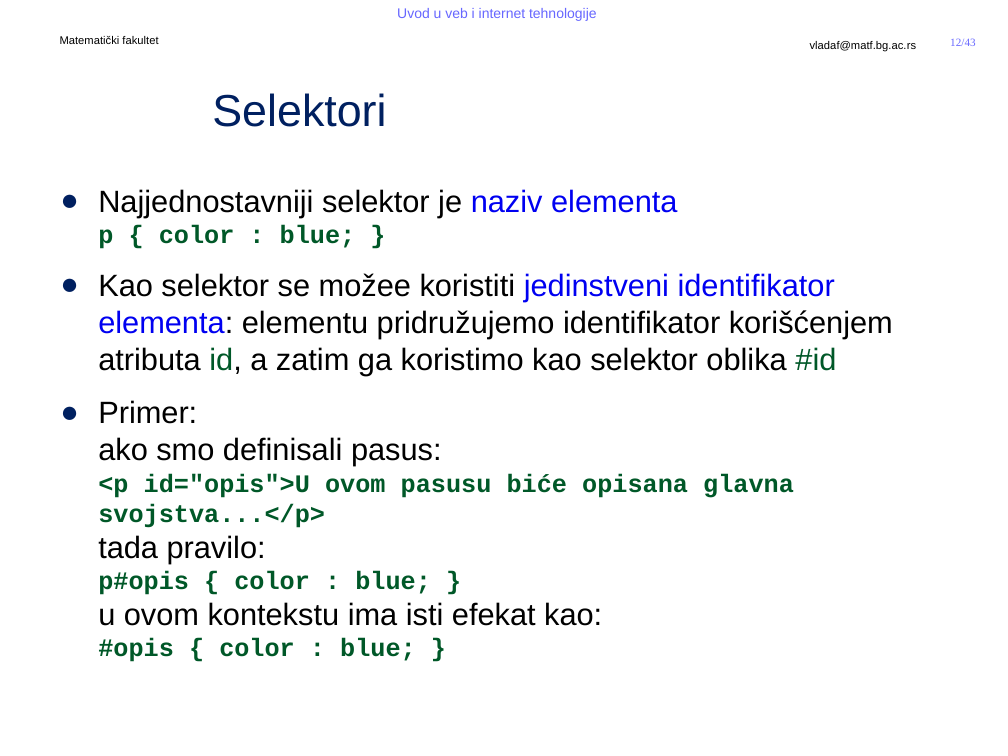
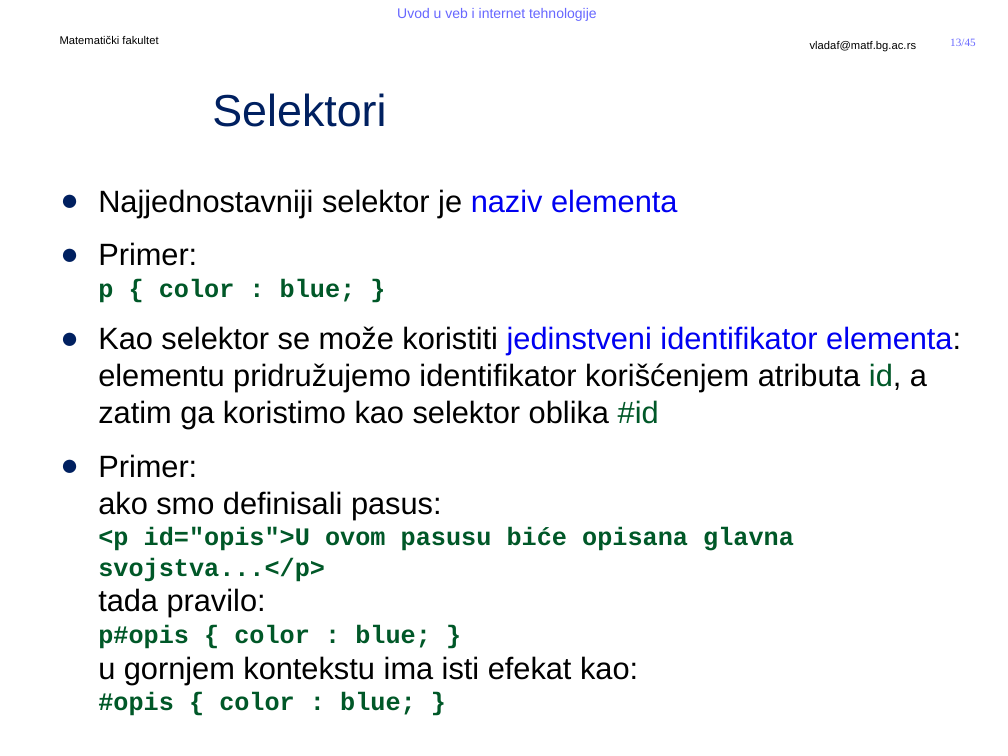
Before and after one commit to MatfUVIT/info, a slide deck: slide 13 of predavanja/prezentacije/UVIT04-01-Stilovi-CSS.pptx (slide 12 before the commit). Drawn at 1008x756 pixels with LibreOffice and Linux fonts; fonts in the diff are those of the drawing; background and template pictures are left out. Boxes give left, top, right and bottom in pixels: in the first picture for what was removed or moved away, otherwise in the second. Text is boxed around its words. In the diff, an @@ line names an element or a change of style, - is before the commit and + after.

```diff
--- a/predavanja/prezentacije/UVIT04-01-Stilovi-CSS.pptx
+++ b/predavanja/prezentacije/UVIT04-01-Stilovi-CSS.pptx
@@ page number at [950,38,976,46]: text changed @@
-12/43
+13/45
@@ text at [98,189,961,716]: text changed @@
-● Najjednostavniji selektor je naziv elementa
-  p { color : blue; }
-● Kao selektor se možee koristiti jedinstveni identifikator elementa: elementu pridružujemo identifikator korišćenjem atributa id, a zatim ga koristimo kao selektor oblika #id
-● Primer:
-  ako smo definisali pasus:
-  <p id="opis">U ovom pasusu biće opisana glavna svojstva...</p>
-  tada pravilo:
-  p#opis { color : blue; }
-  u ovom kontekstu ima isti efekat kao:
-  #opis { color : blue; }
+● Najjednostavniji selektor je naziv elementa
+● Primer:
+  p { color : blue; }
+● Kao selektor se može koristiti jedinstveni identifikator elementa: elementu pridružujemo identifikator korišćenjem atributa id, a zatim ga koristimo kao selektor oblika #id
+● Primer:
+  ako smo definisali pasus:
+  <p id="opis">U ovom pasusu biće opisana glavna svojstva...</p>
+  tada pravilo:
+  p#opis { color : blue; }
+  u gornjem kontekstu ima isti efekat kao:
+  #opis { color : blue; }
```
Also in this commit, not shown: 12 other slides changed, 2 slides added, 48 other files.
